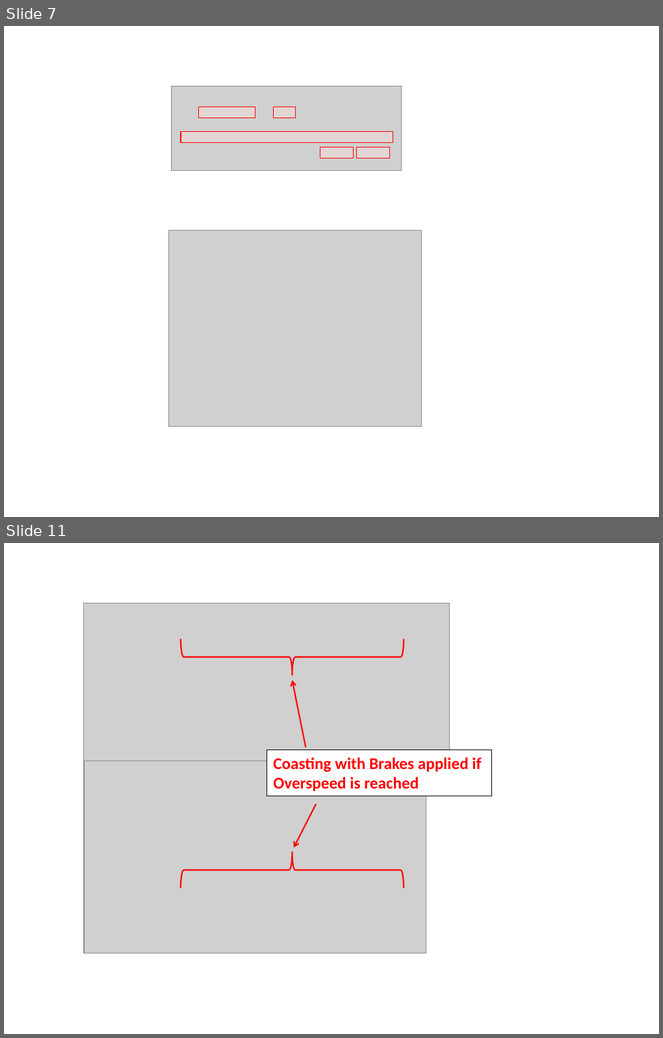
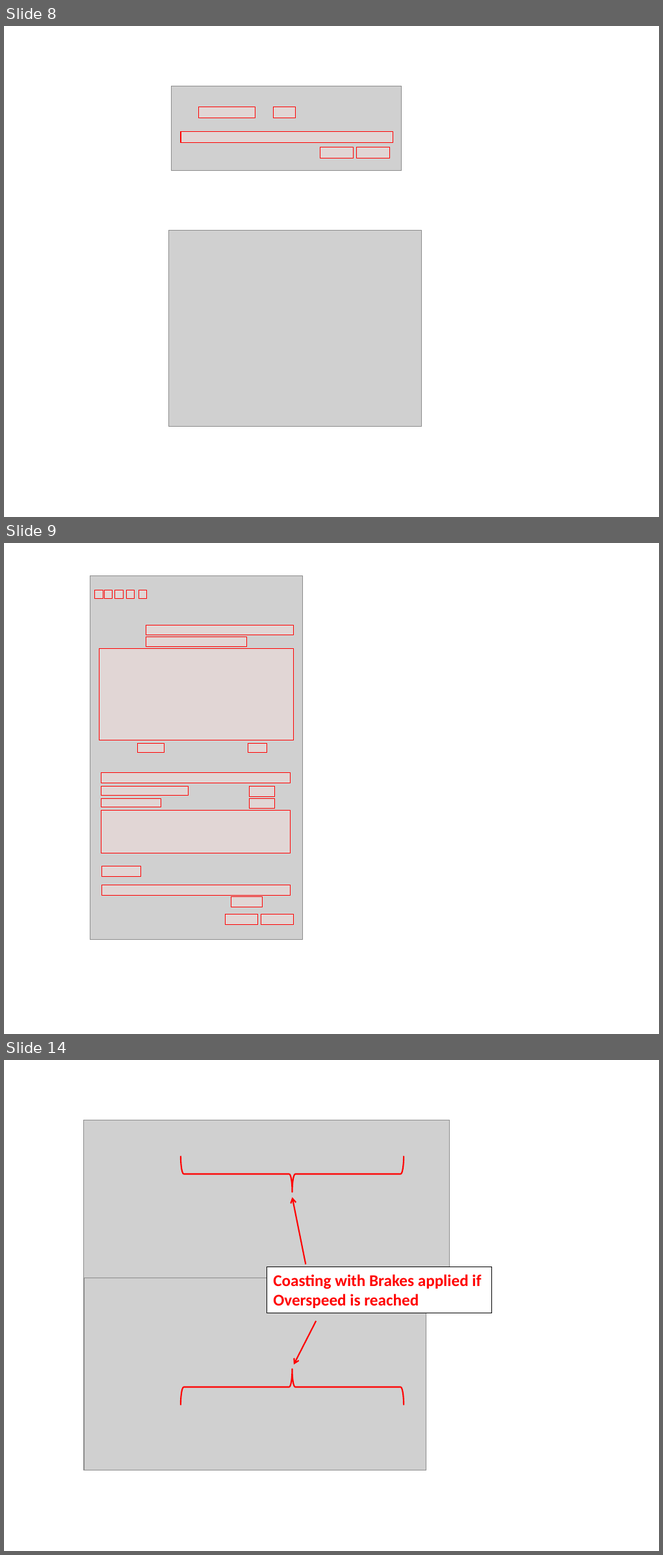
Before and after one commit to CLIMA-VECTO/vecto-sim, a slide deck: User Manual Source/material User Manual.pptx. Shown one above the other, each under a label of ours: slides 7 and 11 before the commit, slides 8, 9 and 14 after it; the slides between them are not shown. The pictures are 663x1038 and 663x1555 pixels, drawn with LibreOffice and Linux fonts; fonts in the diff are those of the drawing; grey boxes stand for pictures. Boxes give left, top, right and bottom in pixels: in the first picture for what was removed or moved away, otherwise in the second. Text is boxed around its words. In the diff, an @@ line names an element or a change of style, - is before the commit and + after.

```diff
--- a/User Manual Source/material User Manual.pptx
+++ b/User Manual Source/material User Manual.pptx
@@ slide 9 added at [4,543,659,1034], background #FFFFFF @@
@@ picture added at [90,576,303,940] @@
@@ rectangle added at [94,590,103,599], fill #F2DCDB at 50% opacity, outline #FF0000 0.75 pt @@
@@ rectangle added at [104,590,113,599], fill #F2DCDB at 50% opacity, outline #FF0000 0.75 pt @@
@@ rectangle added at [115,590,124,599], fill #F2DCDB at 50% opacity, outline #FF0000 0.75 pt @@
@@ rectangle added at [126,590,135,599], fill #F2DCDB at 50% opacity, outline #FF0000 0.75 pt @@
@@ rectangle added at [139,590,148,599], fill #F2DCDB at 50% opacity, outline #FF0000 0.75 pt @@
@@ rectangle added at [146,625,293,635], fill #F2DCDB at 50% opacity, outline #FF0000 0.75 pt @@
@@ rectangle added at [146,637,247,646], fill #F2DCDB at 50% opacity, outline #FF0000 0.75 pt @@
@@ rectangle added at [99,649,294,740], fill #F2DCDB at 50% opacity, outline #FF0000 0.75 pt @@
@@ rectangle added at [138,743,165,753], fill #F2DCDB at 50% opacity, outline #FF0000 0.75 pt @@
@@ rectangle added at [248,743,267,752], fill #F2DCDB at 50% opacity, outline #FF0000 0.75 pt @@
@@ rectangle added at [101,773,290,783], fill #F2DCDB at 50% opacity, outline #FF0000 0.75 pt @@
@@ rectangle added at [101,787,188,796], fill #F2DCDB at 50% opacity, outline #FF0000 0.75 pt @@
@@ rectangle added at [249,787,274,797], fill #F2DCDB at 50% opacity, outline #FF0000 0.75 pt @@
@@ rectangle added at [101,798,161,808], fill #F2DCDB at 50% opacity, outline #FF0000 0.75 pt @@
@@ rectangle added at [101,810,290,854], fill #F2DCDB at 50% opacity, outline #FF0000 0.75 pt @@
@@ rectangle added at [249,798,274,809], fill #F2DCDB at 50% opacity, outline #FF0000 0.75 pt @@
@@ rectangle added at [102,867,141,877], fill #F2DCDB at 50% opacity, outline #FF0000 0.75 pt @@
@@ rectangle added at [102,885,291,895], fill #F2DCDB at 50% opacity, outline #FF0000 0.75 pt @@
@@ rectangle added at [232,897,262,907], fill #F2DCDB at 50% opacity, outline #FF0000 0.75 pt @@
@@ rectangle added at [226,915,258,925], fill #F2DCDB at 50% opacity, outline #FF0000 0.75 pt @@
@@ rectangle added at [261,915,294,925], fill #F2DCDB at 50% opacity, outline #FF0000 0.75 pt @@
@@ what was slide 7 is now slide 8 @@
@@ what was slide 11 is now slide 14 @@
```
Also in this commit, not shown: 3 slides changed, 5 other slides added, 3 slides removed, 28 other files.
